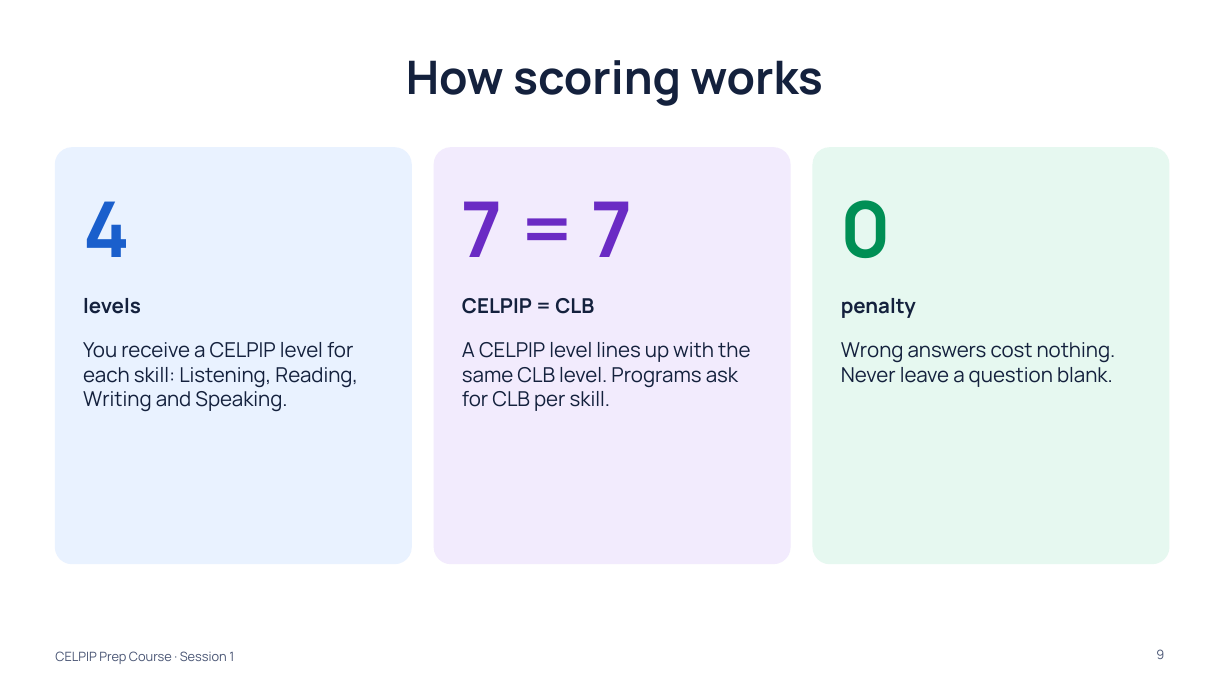
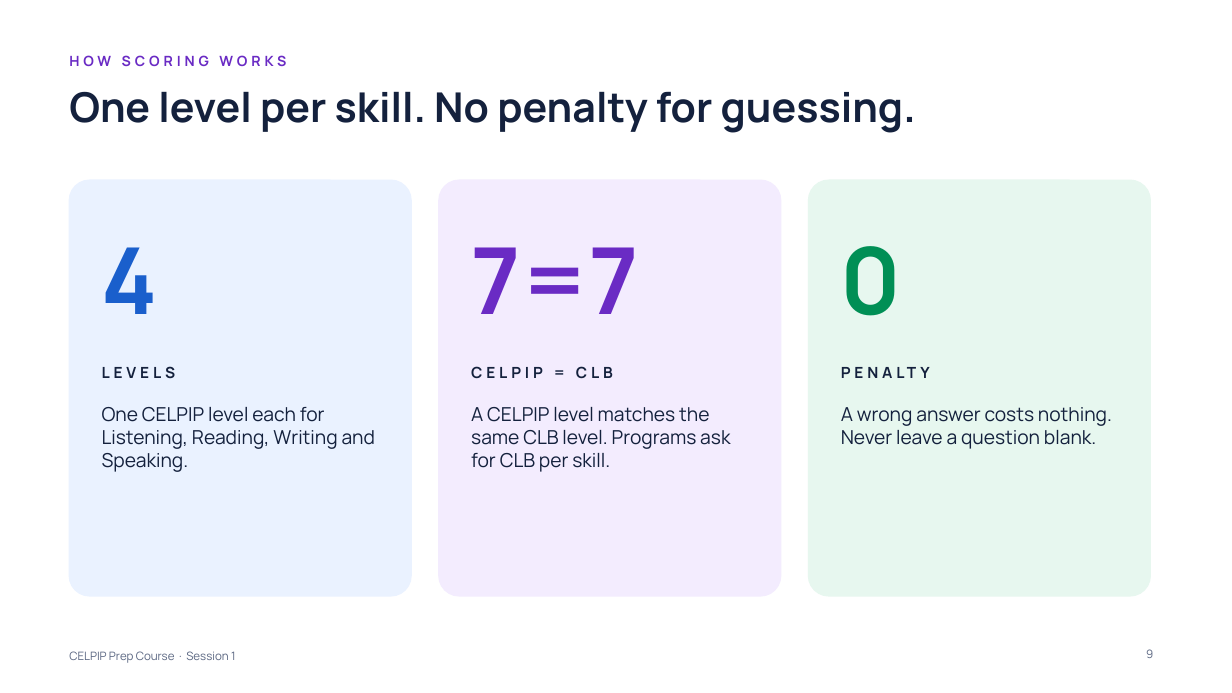
Before and after one commit to learnovateqa/The_English_Academy_CELPIP, a slide deck: slide 9 of decks/session-01.pptx. Drawn at 1232x693 pixels with LibreOffice and Linux fonts; fonts in the diff are those of the drawing. Boxes give left, top, right and bottom in pixels: in the first picture for what was removed or moved away, otherwise in the second. Text is boxed around its words. In the diff, an @@ line names an element or a change of style, - is before the commit and + after.

```diff
--- a/decks/session-01.pptx
+++ b/decks/session-01.pptx
@@ text at [69, 55, 286, 66]: text changed; size 36 to 11 pt; text colour #14213D to #6A2BC4 @@
-How scoring works
+HOW SCORING WORKS
@@ title added at [69, 91, 916, 133], 32 pt, text #14213D, bold @@
+One level per skill. No penalty for guessing.
@@ rounded rectangle: place and size @@
-rounded rectangle at [55, 148, 411, 564]
+rounded rectangle at [69, 180, 411, 596]
@@ rounded rectangle at [69, 180, 411, 596]: fill #E9F2FF to #EAF2FF; outline #E9F2FF 1 pt to #EAF2FF 1 pt; proportions changed @@
@@ text "4": place and size @@
-text "4" at [83, 201, 130, 257]
+text "4" at [102, 247, 158, 314]
@@ text "4" at [102, 247, 158, 314]: size 60 to 72 pt @@
@@ rounded rectangle: place and size @@
-rounded rectangle at [434, 148, 790, 564]
+rounded rectangle at [439, 180, 781, 596]
@@ rounded rectangle at [439, 180, 781, 596]: fill #F2EBFD to #F3ECFE; outline #F2EBFD 1 pt to #F3ECFE 1 pt; proportions changed @@
@@ rounded rectangle: place and size @@
-rounded rectangle at [813, 148, 1169, 564]
+rounded rectangle at [809, 180, 1151, 596]
@@ rounded rectangle at [809, 180, 1151, 596]: fill #E6F8F0 to #E7F7EF; outline #E6F8F0 1 pt to #E7F7EF 1 pt; proportions changed @@
@@ text "0" at [841, 246, 902, 316]: size 60 to 72 pt @@
@@ text "0": place and size @@
-text "0" at [841, 200, 892, 258]
+text "0" at [841, 246, 902, 316]
@@ text at [471, 247, 639, 314]: text changed; size 60 to 72 pt @@
-7 = 7
+7=7
@@ text at [841, 298, 916, 318]: text changed; size 16 to 12 pt @@
-penalty
+PENALTY
@@ text "CELPIP = CLB": place and size @@
-text "CELPIP = CLB" at [462, 298, 594, 314]
+text "CELPIP = CLB" at [471, 366, 613, 379]
@@ text "CELPIP = CLB" at [471, 366, 613, 379]: size 16 to 12 pt, letter spacing 0 to 3 pt @@
@@ text at [102, 366, 176, 379]: text changed; size 16 to 12 pt @@
-levels
+LEVELS
@@ text at [102, 407, 375, 472]: text changed; size 16 to 15 pt @@
-You receive a CELPIP level for each skill: Listening, Reading, Writing and Speaking.
+One CELPIP level each for Listening, Reading, Writing and Speaking.
@@ text at [471, 407, 730, 472]: text changed; size 16 to 15 pt @@
-A CELPIP level lines up with the same CLB level. Programs ask for CLB per skill.
+A CELPIP level matches the same CLB level. Programs ask for CLB per skill.
@@ text at [841, 407, 1112, 449]: text changed; size 16 to 15 pt @@
-Wrong answers cost nothing. Never leave a question blank.
+A wrong answer costs nothing. Never leave a question blank.
@@ text "CELPIP Prep Course · Session ..." at [69, 651, 236, 663]: size 10 to 9 pt, text colour #4A5675 to #5B6782 @@
@@ text "CELPIP Prep Course · Session ...": place and size @@
-text "CELPIP Prep Course · Session ..." at [55, 651, 234, 664]
+text "CELPIP Prep Course · Session ..." at [69, 651, 236, 663]
@@ page number: place and size @@
-page number at [1156, 649, 1164, 659]
+page number at [1146, 649, 1153, 658]
@@ page number at [1146, 649, 1153, 658]: size 10 to 9 pt, text colour #4A5675 to #5B6782 @@
```
Also in this commit, not shown: 14 other slides changed, 1 other file.
